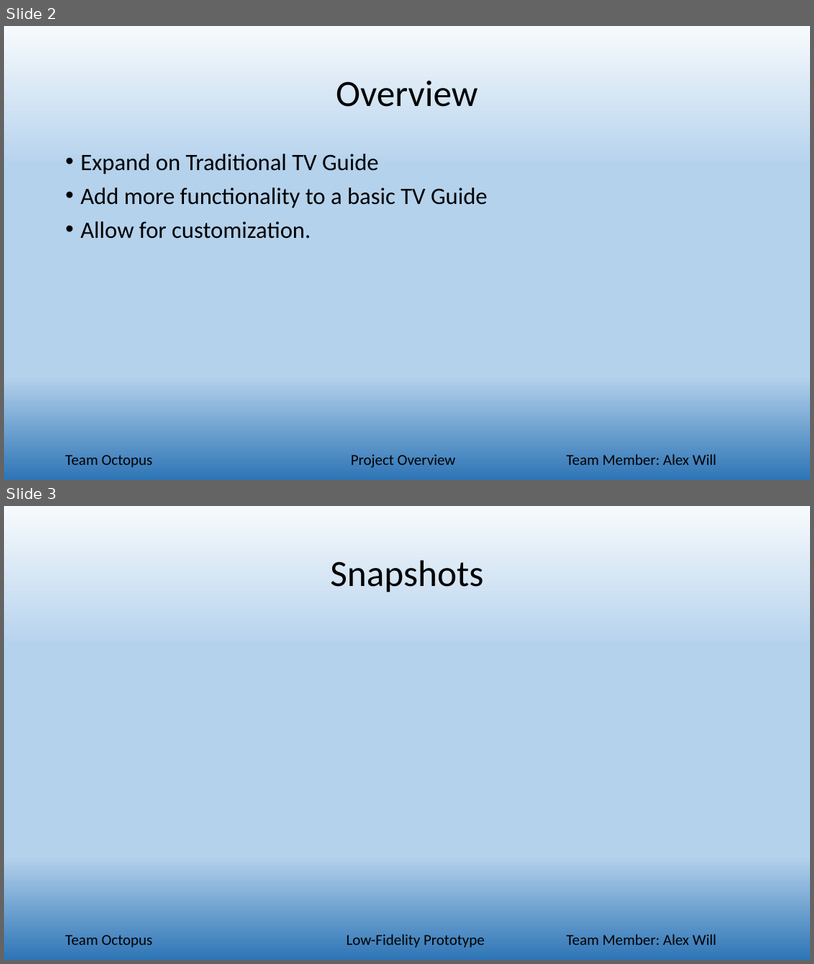
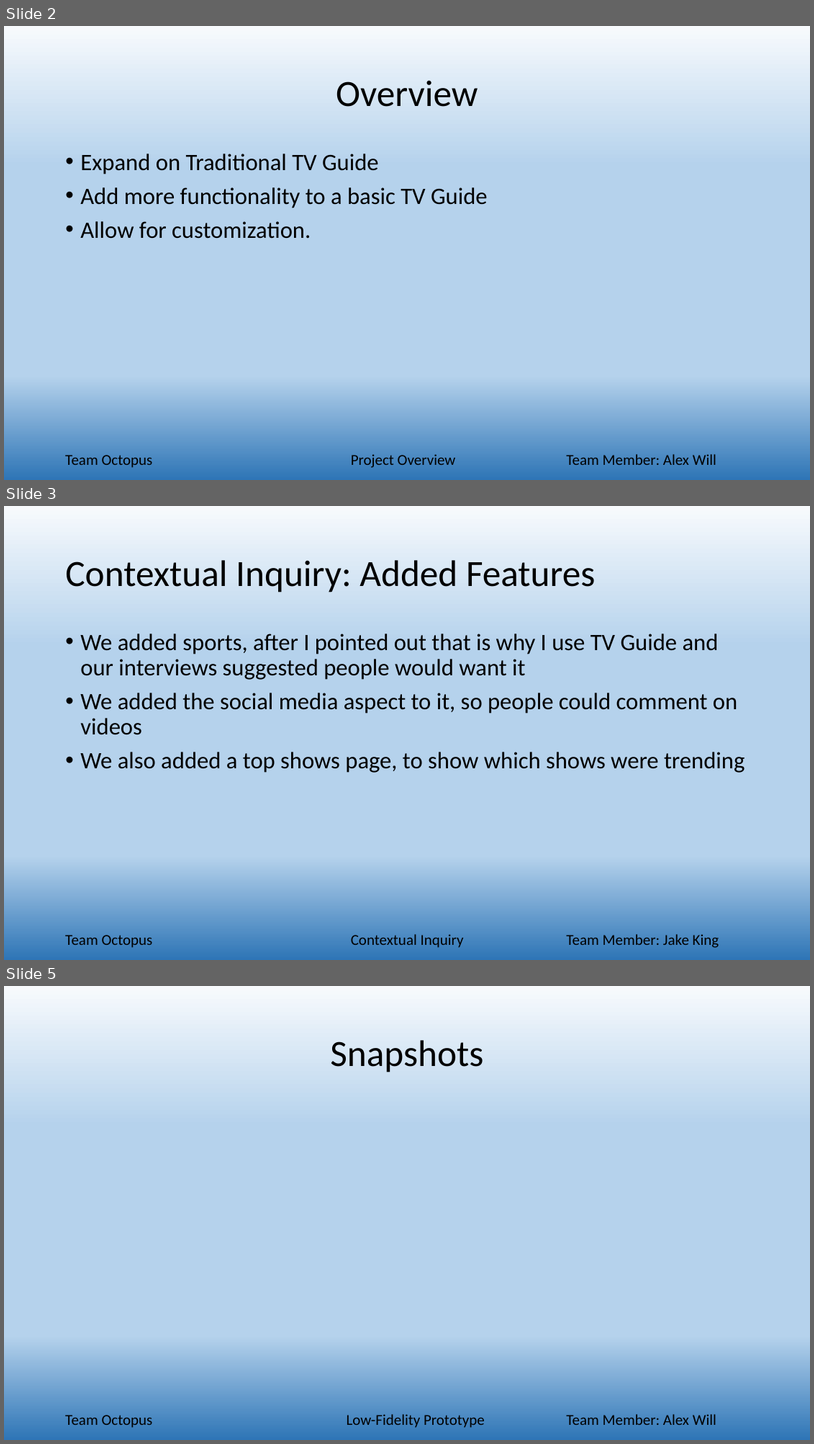
Before and after one commit to alwill/SchoolProjects, a slide deck: TeamOctopus/phase6/team_Octopus_Presentation.pptx. Shown one above the other, each under a label of ours: slides 2 and 3 before the commit, slides 2, 3 and 5 after it; the slides between them are not shown. The pictures are 814x964 and 814x1444 pixels, drawn with LibreOffice and Linux fonts; fonts in the diff are those of the drawing. Boxes give left, top, right and bottom in pixels: in the first picture for what was removed or moved away, otherwise in the second. Text is boxed around its words. In the diff, an @@ line names an element or a change of style, - is before the commit and + after.

Commit message:
my slides

```diff
--- a/TeamOctopus/phase6/team_Octopus_Presentation.pptx
+++ b/TeamOctopus/phase6/team_Octopus_Presentation.pptx
@@ slide 3 added at (x1=4, y1=506, x2=810, y2=960), background gradient #F7FAFD to #B5D2EC to #2E75B6 @@
@@ title added at (x1=65, y1=560, x2=595, y2=592), 44 pt, text #000000 @@
+Contextual Inquiry: Added Features
@@ text added at (x1=80, y1=633, x2=745, y2=772), 28 pt, text #000000 @@
+• We added sports, after I pointed out that is why I use TV Guide and our interviews suggested people would want it
+• We added the social media aspect to it, so people could comment on videos
+• We also added a top shows page, to show which shows were trending
@@ text added at (x1=65, y1=934, x2=153, y2=947), 18 pt, text #000000 @@
+Team Octopus
@@ text added at (x1=351, y1=934, x2=464, y2=947), 18 pt, text #000000 @@
+Contextual Inquiry
@@ text added at (x1=566, y1=934, x2=720, y2=947), 18 pt, text #000000 @@
+Team Member: Jake King
@@ what was slide 3 is now slide 5 @@
```
Also in this commit, not shown: 8 other slides added.
